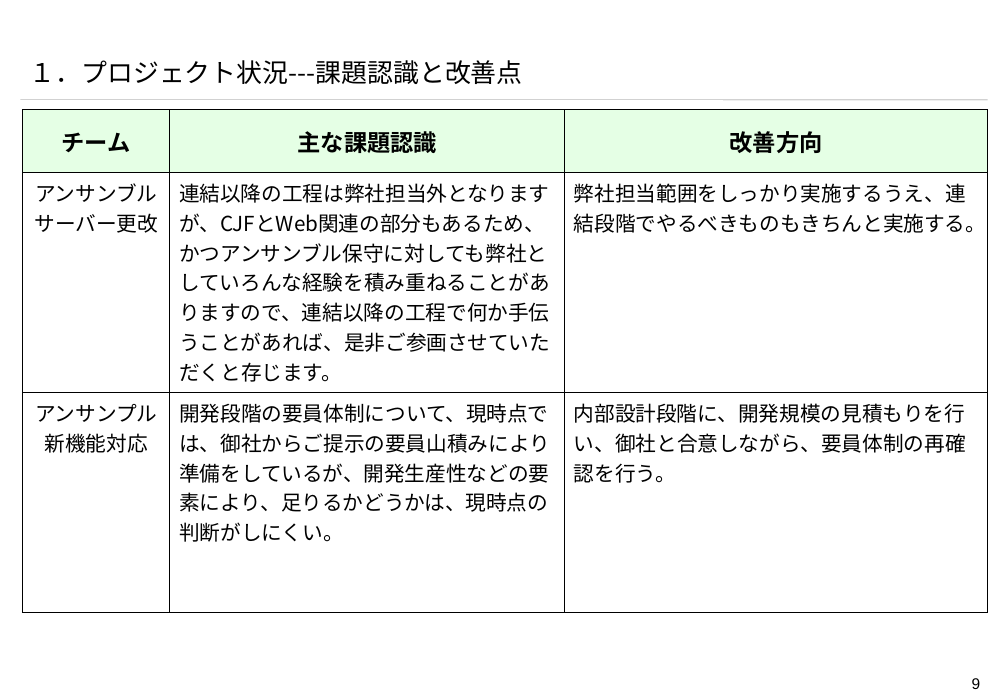
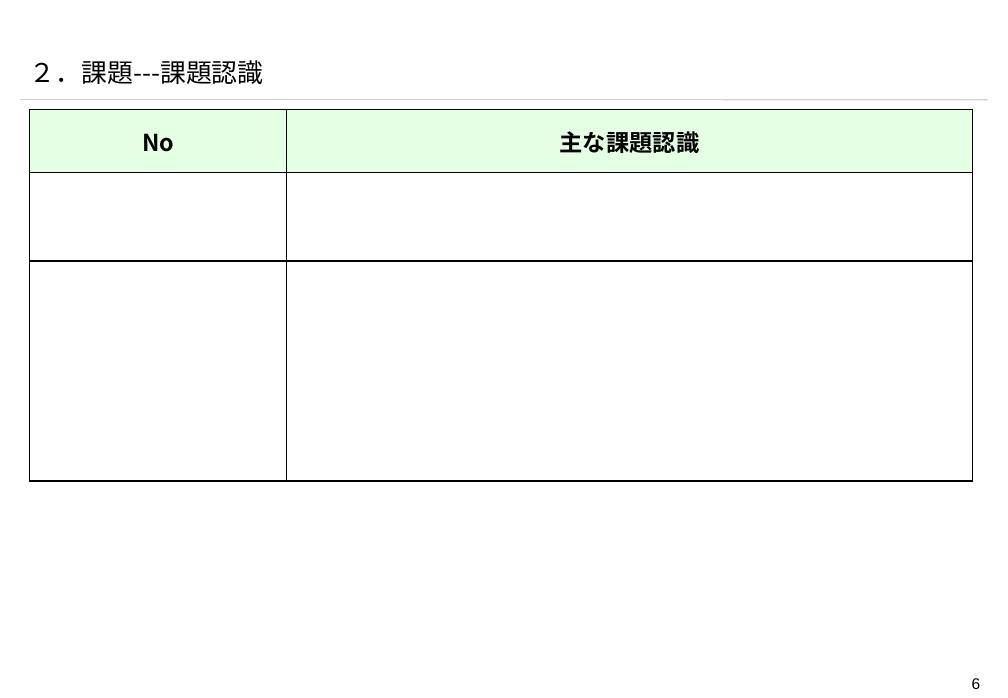
Before and after one commit to yjm821/blog, a slide deck: slide 7 of 【海隆信技開発一部】損保グループ課題の考え.pptx (slide 10 before the commit). Drawn at 1008x698 pixels with LibreOffice and Linux fonts; fonts in the diff are those of the drawing; background and template pictures are left out. Boxes give left, top, right and bottom in pixels: in the first picture for what was removed or moved away, otherwise in the second. Text is boxed around its words. In the diff, an @@ line names an element or a change of style, - is before the commit and + after.

Commit message:
up

```diff
--- a/【海隆信技開発一部】損保グループ課題の考え.pptx
+++ b/【海隆信技開発一部】損保グループ課題の考え.pptx
@@ text at [30,60,264,84]: text changed @@
-１．プロジェクト状況---課題認識と改善点
+２．課題---課題認識
@@ table at [30,110,973,481] @@
-column 1: チーム | アンサンブル / サーバー更改 | アンサンプル / 新機能対応
-column 2: 主な課題認識 | 連結以降の工程は弊社担当外となりますが、CJFとWeb関連の部分もあるため、かつアンサンブル保守に対しても弊社としていろんな経験を積み重ねることがありますので、連結以降の工程で何か手伝うことがあれば、是非ご参画させていただくと存じます。 | 開発段階の要員体制について、現時点では、御社からご提示の要員山積みにより準備をしているが、開発生産性などの要素により、足りるかどうかは、現時点の判断がしにくい。
-column 3: 改善方向 | 弊社担当範囲をしっかり実施するうえ、連結段階でやるべきものもきちんと実施する。 | 内部設計段階に、開発規模の見積もりを行い、御社と合意しながら、要員体制の再確認を行う。
+column 1: No |  | 
+column 2: 主な課題認識 |  | 
@@ table: place and size @@
-table at [22,110,987,613]
+table at [30,110,973,481]
@@ page number at [972,678,981,689]: text changed @@
-9
+6
```
Also in this commit, not shown: 2 other slides changed, 1 slide added, 4 slides removed.
